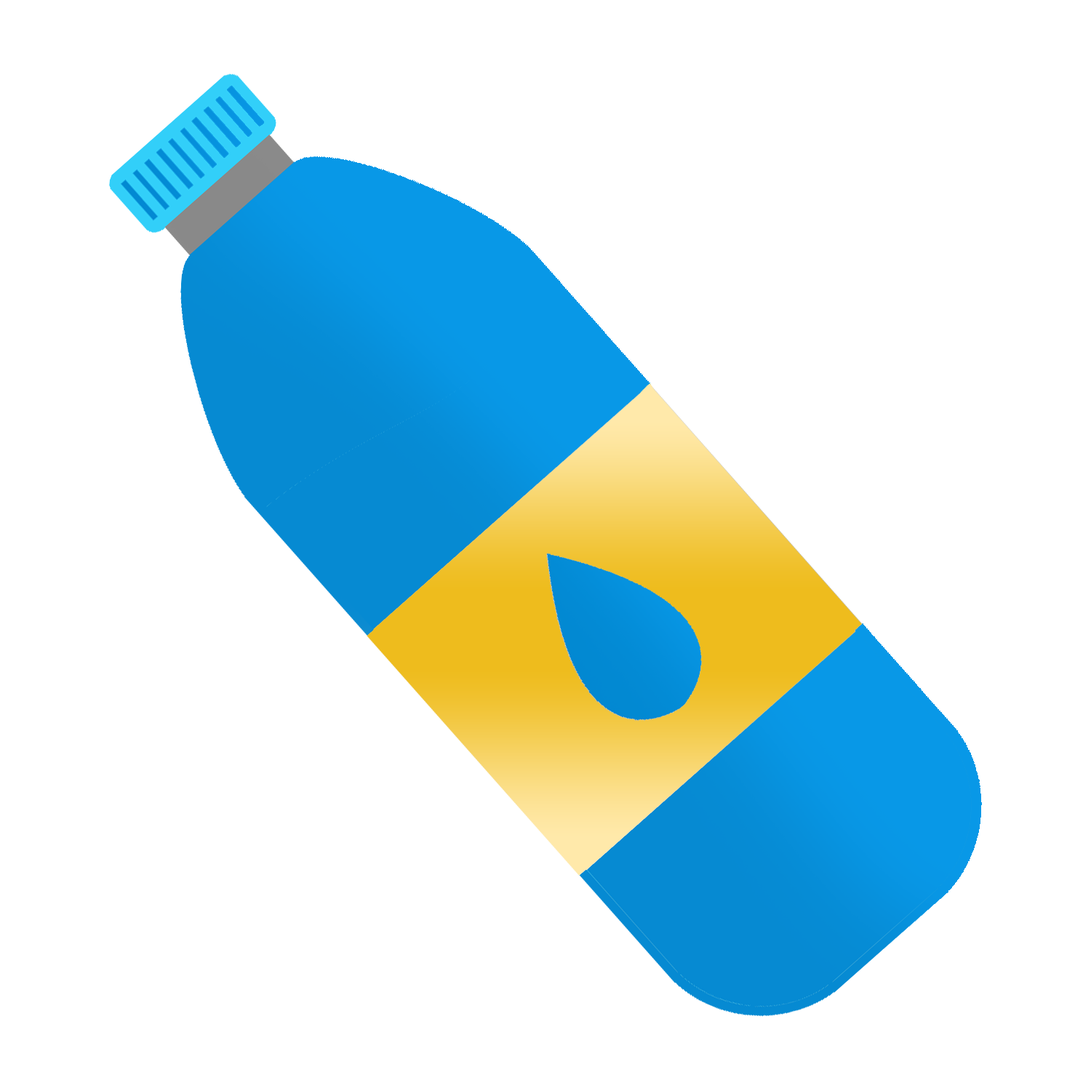
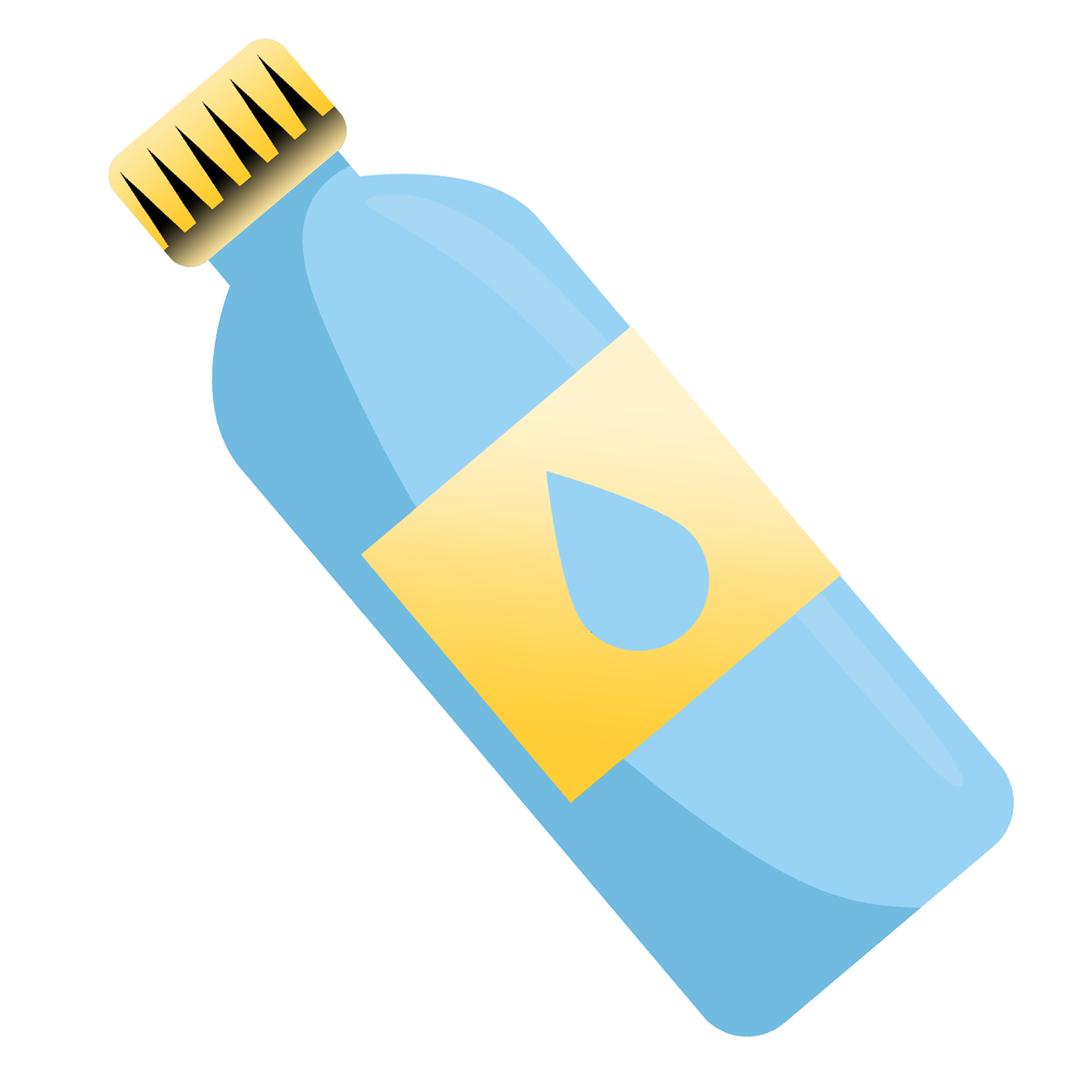
Layers edited between the first and the second (1091, 1091) image:
added layer "Warstwa 3" above "Warstwa 2" over [107, 37, 1015, 1038]
